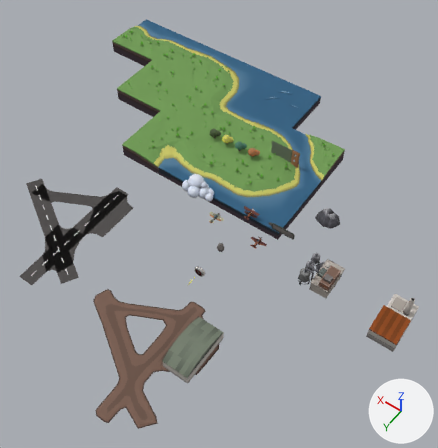
Before and after pictures for a commit that changed the glTF model assets/meshes.glb.
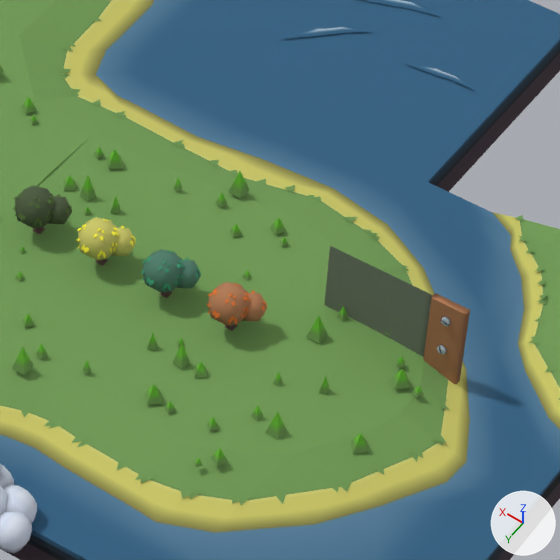
The first picture shows the older version from a 50 mm lens placed at (-23.3, 38.9, 55.8), pointed at (2.7, 2.5, -1.4). The close-ups show both versions on the part from 47% to 73% of the width and 20% to 45% of the height of that picture; other places that the commit changed are outside them. Lighting does not change. The marker at lower right points along +X, +Y and +Z. Where no turn or scale is listed for an object, it has been applied to the vertices. Vertices at the same position are counted once.

Script lines for the objects in view, before the commit:
```python
me_cloud_001 = bpy.data.meshes.new('cloud.001')
me_cloud_001.from_pydata(...)  # 387 vertices, 680 faces; spans x -2.81..1.41, y -1.0..1.8, z -0.88..1.25
me_cloud_001.materials.append(mat_material)  # picture img_palette
me_leaftree_3 = bpy.data.meshes.new('leaftree-3')
me_leaftree_3.from_pydata(...)  # 290 vertices, 290 faces; spans x -0.84..0.56, y -0.65..0.74, z -0.08..1.42
me_leaftree_3.materials.append(mat_material)  # picture img_palette
me_ui_border = bpy.data.meshes.new('ui-border')
me_ui_border.from_pydata(...)  # 588 vertices, 1148 faces; spans x -0.5..3.5, y -0.15..0.15, z -1.95..2.05
me_ui_border.materials.append(mat_material_001)  # picture img_palette
ob_cloud = bpy.data.objects.new('cloud', me_cloud_001)
ob_cloud.location = (8.0, 0.0, 0.0)
ob_leaftree_1_002 = bpy.data.objects.new('leaftree-1.002', me_leaftree_3)
ob_leaftree_1_002.location = (7.0, -8.0, 0.0)
ob_ui_border = bpy.data.objects.new('ui-border', me_ui_border)
ob_ui_border.location = (0.0, -10.0, 0.0)
# also in view: 't-gwww-1' at (16.0, -19.9, -0.7); 't-gwwg-1' at (8.0, -12.0, -0.6); 'leaftree-1.001' at (8.9, -8.0, 0.7); 'leaftree-1' at (10.9, -8.0, 0.7); 't-gwww-2' at (0.0, -4.1, -0.7)
```
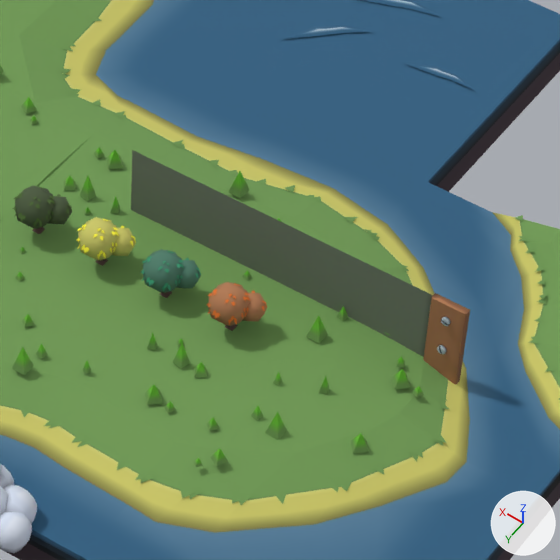
Edits to the bpy script that builds the scene:
```text
Change me_ui_border:
    where me_ui_border.from_pydata(...)  # 588 vertices, 1148 faces; spans x -0.5..3.5, y -0.15..0.15, z -1.95..2.05
    used by ob_ui_border; location = (0.0, -10.0, 0.0)
    me_ui_border part 1
    me_ui_border.vertices[4].co: (3.5, -0.05, -1.95) -> (9.5, -0.05, -1.95)
    me_ui_border.vertices[5].co: (3.5, -0.05, 2.05) -> (9.5, -0.05, 2.05)  # pixel (330, 245) -> pixel (132, 149)
```

Where the change shows, as pixel boxes [x1, y1, x2, y2] in the close-ups (560 x 560 px; the box of a moved part takes in the faces that stretch with it):
'ui-border', reshaped
    before: [324, 246, 470, 385]
    after: [131, 150, 470, 385]
part 1 of me_ui_border, moved or reshaped
    before: [324, 246, 333, 306]
    after: [131, 150, 333, 306]
